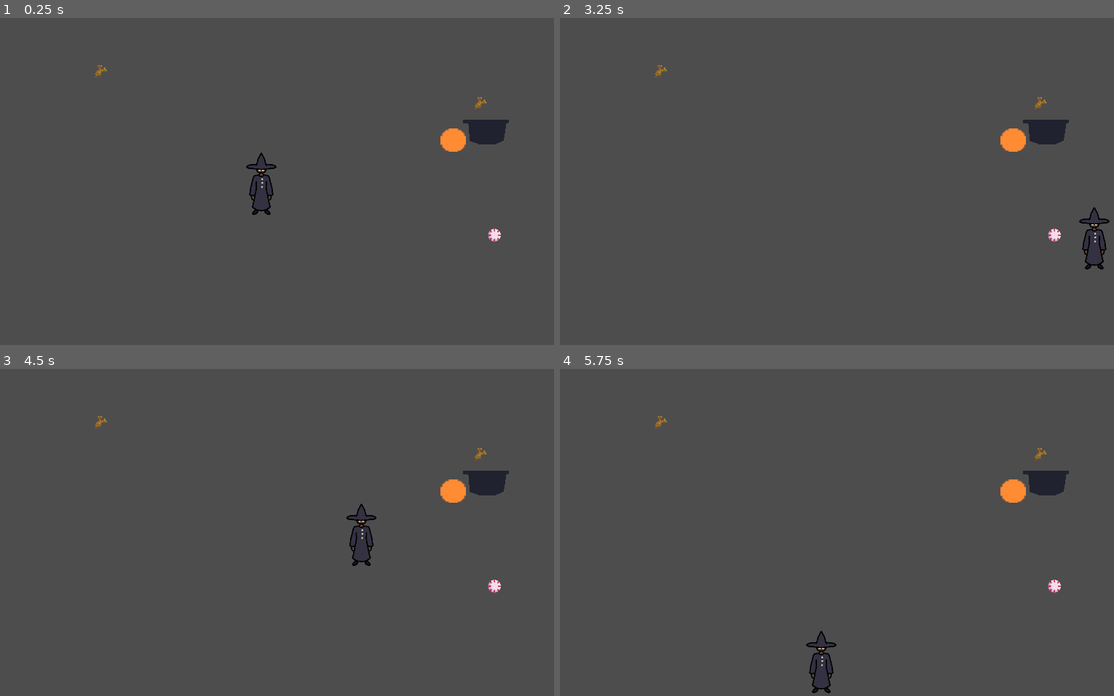
Above: before the commit, frames 1-4 (two rows, left to right).
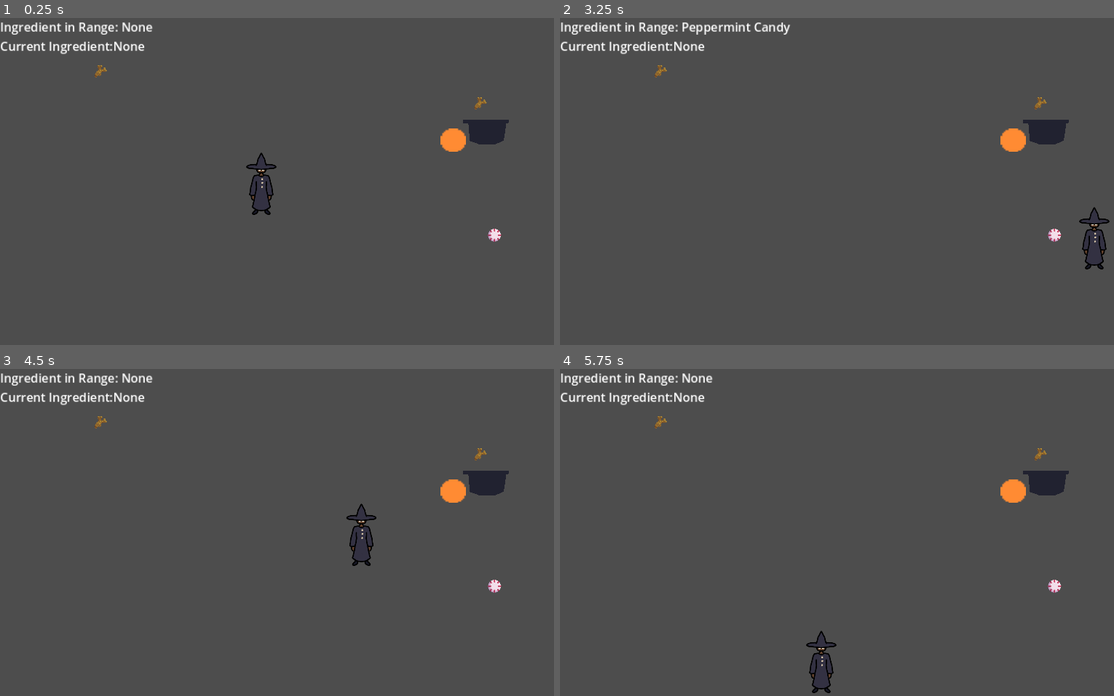
Above: after the commit, the same moments.

Repository: aryuserious/witch-in-training
Game: Godot game, scene res://scenes/level_1.tscn
Same seed, same stepped clock (60 frames per second), same inputs: the game is played once before the commit and once after it.
Inputs:
- Up to frame 1 (0.25 s): no input
- Up to frame 2 (3.25 s): tap Enter at 0.5 s; hold D (right) 0.53-1.28 s; tap Q (drop) at 0.6, 1.55, 2.1, 3.05 s; tap E (pickup) at 0.8, 1.35, 2.3, 2.85 s; hold S (down) 1.28-2.03 s; hold D (right) 2.03-2.78 s; hold W (up) from 2.78 s (still down)
- Up to frame 3 (4.5 s): release W (up) at 3.53 s; hold A (left) from 3.53 s (still down); tap Q (drop) at 3.6 s; tap E (pickup) at 3.8, 4.35 s
- Up to frame 4 (5.75 s): tap Q (drop) at 4.55, 5.1 s; release A (left) at 5.03 s; hold S (down) from 5.03 s (still down); tap E (pickup) at 5.3 s

The runs differ from the first frame. In frame 1, 0.8% of the frame differs, in the area x 0-28%, y 1-12%; in frame 2, 1.1%, in the area x 0-42%, y 1-12%; in frame 3, 0.8%; in frame 4, 0.8%.

Commit message:
set up stat/debug scren so that i can fix a bug

Diff:
--- a/scenes/level_1.tscn
+++ b/scenes/level_1.tscn
@@ -1,10 +1,13 @@
-[gd_scene load_steps=4 format=3 uid="uid://2571m6godsxt"]
+[gd_scene load_steps=6 format=3 uid="uid://2571m6godsxt"]
 
+[ext_resource type="Script" path="res://scripts/level_1.gd" id="1_cltiy"]
 [ext_resource type="PackedScene" uid="uid://c5sekepb63mku" path="res://scenes/player.tscn" id="1_iw33g"]
 [ext_resource type="PackedScene" uid="uid://7uagnpdsdv57" path="res://scenes/ingredient.tscn" id="2_ko811"]
 [ext_resource type="PackedScene" uid="uid://d34dwh7n46jpu" path="res://scenes/cauldron.tscn" id="3_7uji8"]
+[ext_resource type="PackedScene" uid="uid://c6uq1yph8uswp" path="res://scenes/stats.tscn" id="5_xuif7"]
 
 [node name="Level1" type="Node2D"]
+script = ExtResource("1_cltiy")
 
 [node name="Player" parent="." instance=ExtResource("1_iw33g")]
 position = Vector2(431, 274)
@@ -21,3 +24,5 @@
 
 [node name="Cauldron" parent="." instance=ExtResource("3_7uji8")]
 position = Vector2(803, 202)
+
+[node name="Stats" parent="." instance=ExtResource("5_xuif7")]
--- a/scenes/player.tscn
+++ b/scenes/player.tscn
@@ -27,7 +27,7 @@
 
 [node name="Detection" type="Area2D" parent="."]
 collision_layer = 16
-collision_mask = 4
+collision_mask = 12
 
 [node name="CollisionShape2D" type="CollisionShape2D" parent="Detection"]
 shape = SubResource("CircleShape2D_7ixw2")
--- /dev/null
+++ b/scenes/stats.tscn
@@ -0,0 +1,12 @@
+[gd_scene load_steps=2 format=3 uid="uid://c6uq1yph8uswp"]
+
+[ext_resource type="Script" path="res://scripts/stats.gd" id="1_nvkja"]
+
+[node name="Stats" type="CanvasLayer"]
+script = ExtResource("1_nvkja")
+
+[node name="Label" type="Label" parent="."]
+offset_right = 40.0
+offset_bottom = 23.0
+theme_override_font_sizes/font_size = 20
+text = "twx"
--- /dev/null
+++ b/scripts/level_1.gd
@@ -0,0 +1,6 @@
+extends Node2D
+
+
+func _process(_delta):
+    $Stats.player_ingredient_in_range = $Player.ingredient_in_range
+    $Stats.player_current_ingredient = $Player.current_ingredient
--- a/scripts/player.gd
+++ b/scripts/player.gd
@@ -16,8 +16,12 @@
     # it will return false if null, else it will return true
     # if ingredient in range: says true as long as it is not null, but it is NOT a bool, it is
     # an ingredient
-    if ingredient_in_range and !current_ingredient and Input.is_action_just_pressed("pickup"):
+    if ingredient_in_range and not current_ingredient and Input.is_action_just_pressed("pickup"):
         pickup_ingredient()
+    else:
+        if ingredient_in_range and current_ingredient and Input.is_action_just_pressed("pickup"):
+            drop_ingredient()
+            pickup_ingredient()
 
     if current_ingredient and Input.is_action_just_pressed("drop"):
         drop_ingredient()
@@ -51,8 +55,6 @@
     if area is Ingredient:
         ingredient_in_range = area # again, this is WHICH ingredient is in range
 
-        print("ingredient detected")
-
 
 func _on_detection_area_exited(area:Area2D):
     if area is Ingredient:
--- /dev/null
+++ b/scripts/stats.gd
@@ -0,0 +1,27 @@
+extends CanvasLayer
+
+
+@onready var label = $Label
+var player_ingredient_in_range : Ingredient
+var player_current_ingredient : Ingredient
+
+
+func _process(_delta):
+    label.text = "Ingredient in Range: " + ingredient_type_as_string(player_ingredient_in_range) + "\nCurrent Ingredient:" + ingredient_type_as_string(player_current_ingredient)
+
+
+func ingredient_type_as_string(ingredient : Ingredient) -> String:
+    if ingredient:
+        match ingredient.ingredient_type:
+            Ingredient.type.GINGER_ROOT:
+                return "Ginger Root"
+            Ingredient.type.PEPPERMINT_CANDY:
+                return "Peppermint Candy"
+            Ingredient.type.THORNED_ROSE:
+                return "Thorned Rose"
+            Ingredient.type.SALT:
+                return "Salt"
+            _:
+                return "???"
+    else:
+        return "None"
